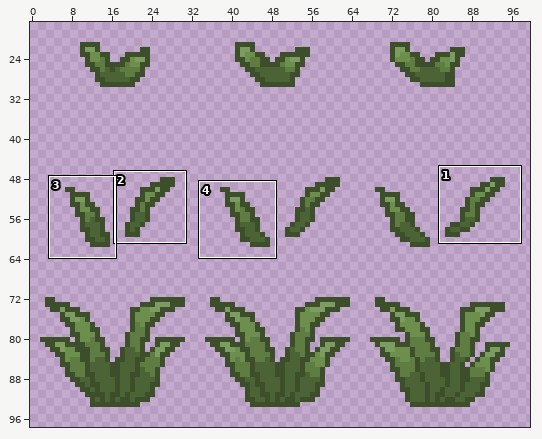
Edited in one commit: sprite sheet (harvest-havoc/assets/spritesheets/Swaying weeds.png). The first picture is a wide view before the edit; the outline marks the close-up.
Close-up. The starting point:
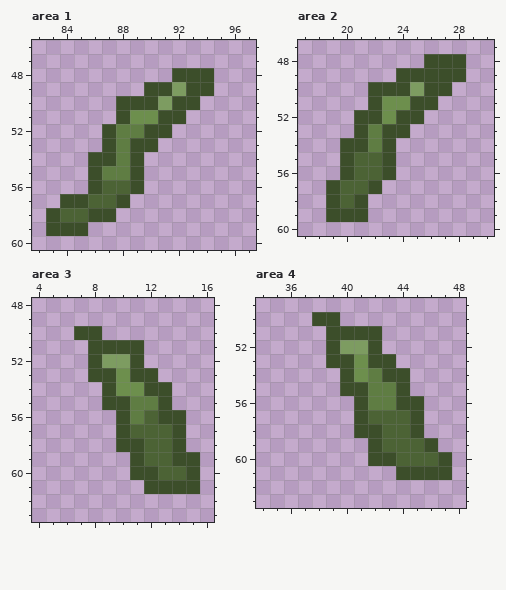
The file is 128x128 pixels. Shown: area 1: x 82..97, y 46..60; area 2: x 17..30, y 47..60; area 3: x 4..16, y 48..63; area 4: x 34..48, y 49..63. The wide view leaves out empty margins. The commit also changed other parts of the picture, which this record leaves out.
Once edited:
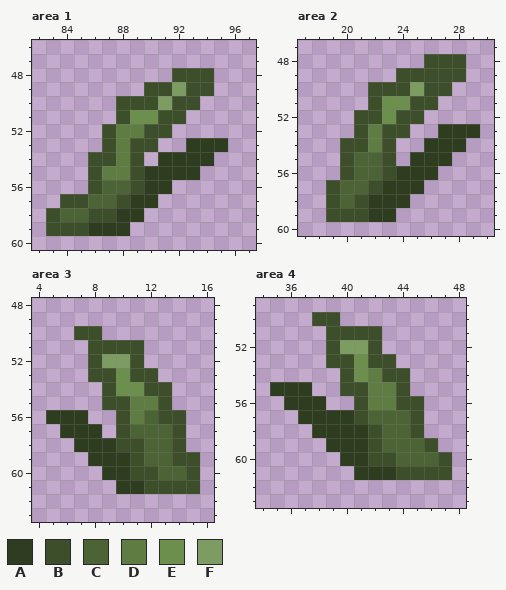
Palette (. is transparent): A #2e3d20  B #3c4e2a  C #4c6335  D #5f7d43  E #6d8f4d  F #7d9c61
Diff:
Area 1:
y 53: x 93..95 ... -> AAA
y 54: x 91..94 .... -> AAAA
y 55: x 90..93 .... -> AAAA
y 56: x 90..91 .. -> AA
y 57: x 89..90 .. -> AA
y 58: x 88..89 .. -> AA
y 59: x 86..88 ... -> AAA
Area 2:
y 53: x 27..29 ... -> AAA
y 54: x 26..28 ... -> AAA
y 55: x 25..27 ... -> AAA
y 56: x 24..26 ... -> AAA
y 57: x 23..25 ... -> AAA
y 58: x 22..24 ... -> AAA
y 59: x 22..23 .. -> AA
Area 3:
y 56: x 5..7 ... -> AAA
y 57: x 6..8 ... -> AAA
y 58: x 7..9 ... -> AAA
y 59: x 8..10 ... -> AAA
y 60: x 9..10 .. -> AA
y 61: x 10..11 .. -> AA
Area 4:
y 55: x 35..37 ... -> AAA
y 56: x 36..38 ... -> AAA
y 57: x 37..40 .... -> AAAA
y 58: x 38..41 ...B -> AAAA
y 59: x 39..41 ... -> AAA
y 60: x 40..41 .. -> AA
y 61: x 41..43 ... -> AAA
Changed places in both close-ups, as pixel boxes (x1, y1, x2, y2):
added: (88, 138, 228, 236)
added: (368, 124, 480, 222)
added: (46, 410, 144, 494)
changed: (270, 382, 396, 480)
